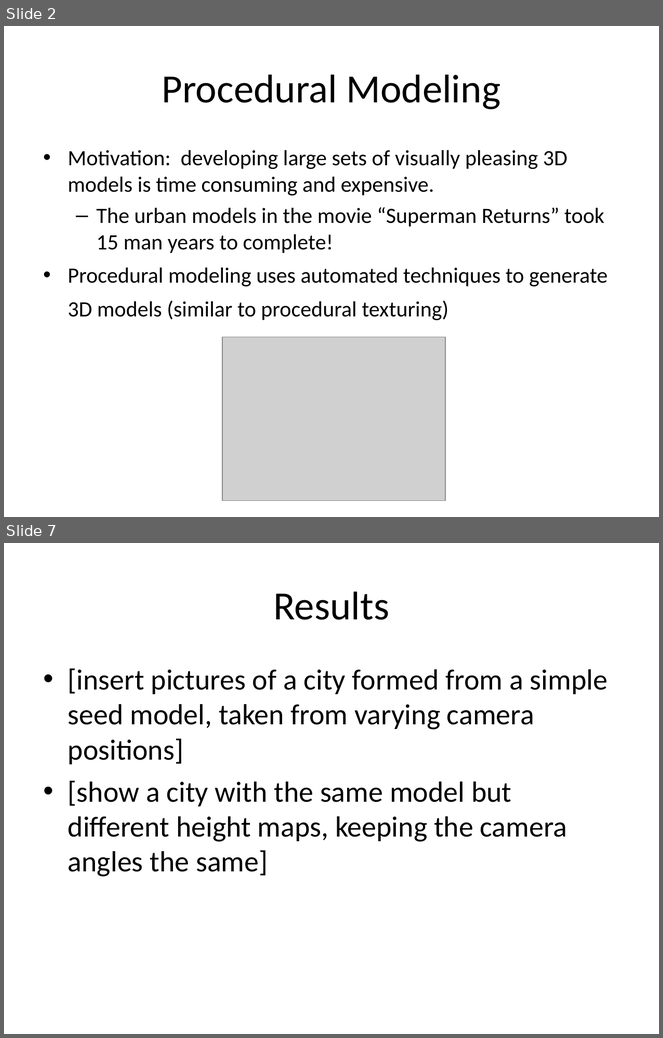
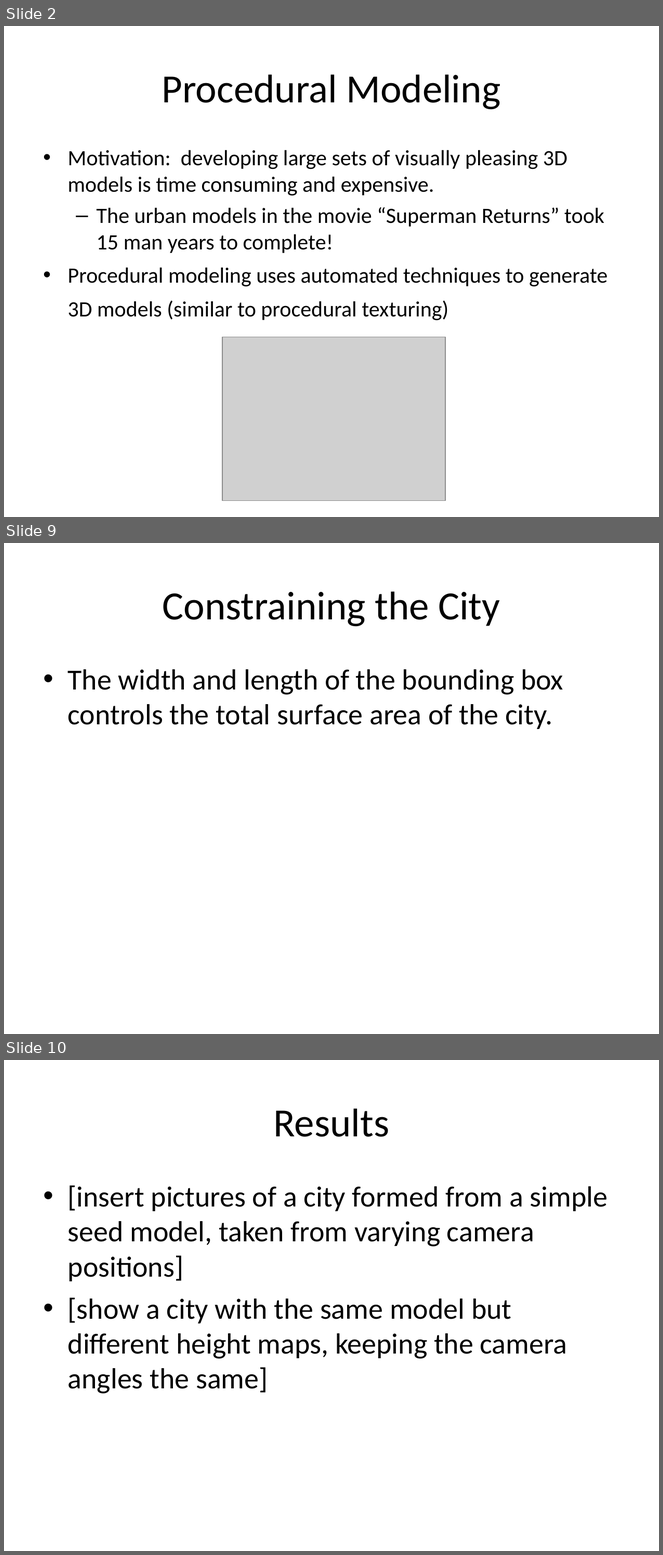
Before and after one commit to reinebold/cs580CMS, a slide deck: Documents/Creating a Procedural City.ppt. Shown one above the other, each under a label of ours: slides 2 and 7 before the commit, slides 2, 9 and 10 after it; the slides between them are not shown. The pictures are 663x1038 and 663x1555 pixels, drawn with LibreOffice and Linux fonts; fonts in the diff are those of the drawing; grey boxes stand for pictures. Boxes give left, top, right and bottom in pixels: in the first picture for what was removed or moved away, otherwise in the second. Text is boxed around its words. In the diff, an @@ line names an element or a change of style, - is before the commit and + after.

```diff
--- a/Documents/Creating a Procedural City.ppt
+++ b/Documents/Creating a Procedural City.ppt
@@ slide 9 added at box(4, 543, 659, 1034), background #FFFFFF @@
@@ title added at box(162, 591, 500, 627), 44 pt, text #000000 @@
+Constraining the City
@@ text added at box(68, 669, 564, 729), 32 pt, text #000000 @@
+• The width and length of the bounding box controls the total surface area of the city.
@@ what was slide 7 is now slide 10 @@
```
Also in this commit, not shown: 2 slides changed, 7 other slides added, 3 slides removed, 3 other files.
